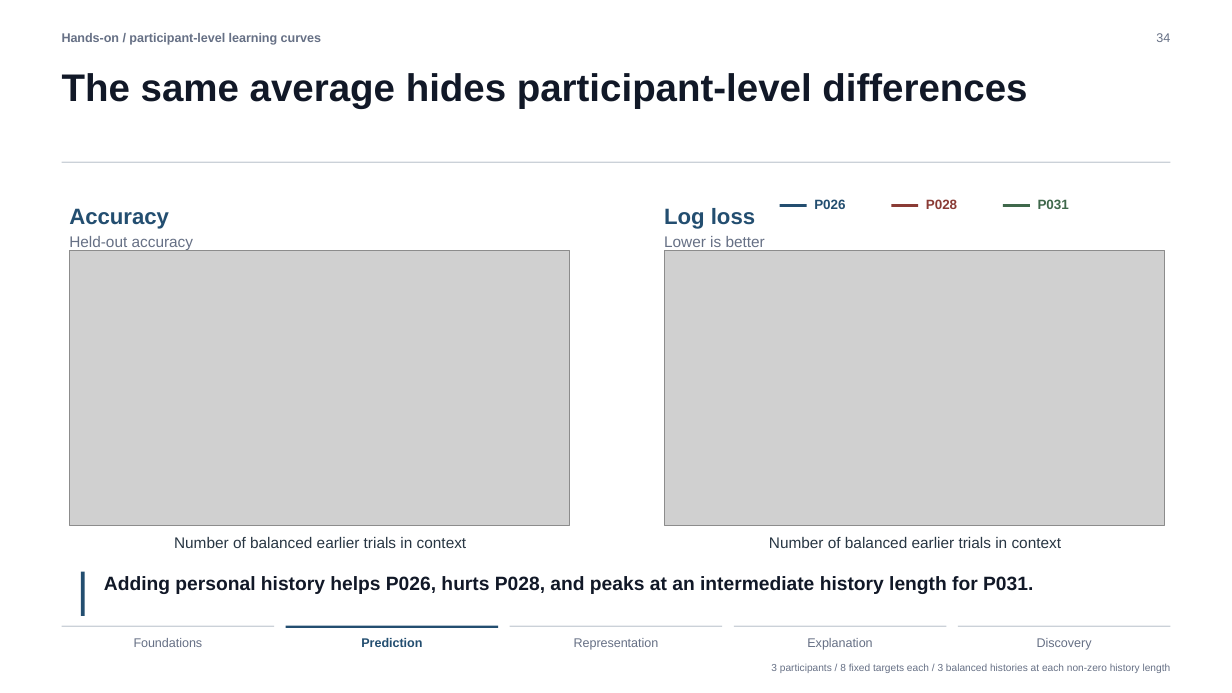
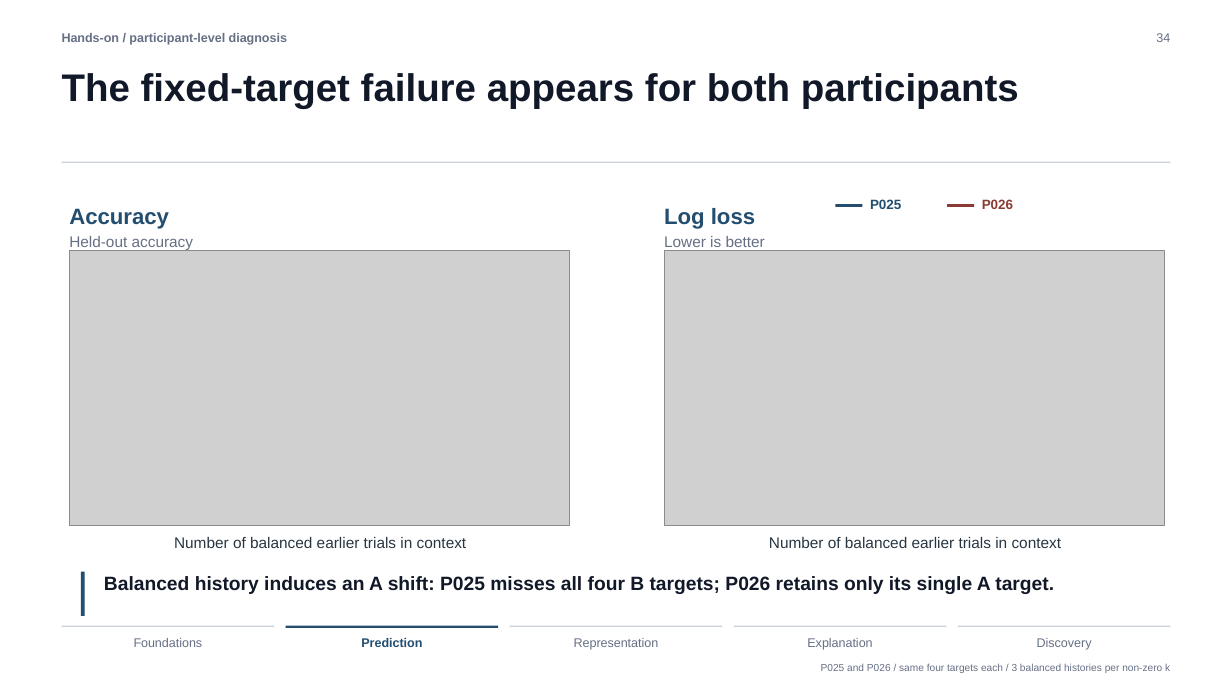
Before and after one commit to xhb120633/LLM_human_decisions, a slide deck: slide 34 of slides/llm_human_decisions_tutorial.pptx. Drawn at 1232x693 pixels with LibreOffice and Linux fonts; fonts in the diff are those of the drawing; grey boxes stand for pictures. Boxes give left, top, right and bottom in pixels: in the first picture for what was removed or moved away, otherwise in the second. Text is boxed around its words. In the diff, an @@ line names an element or a change of style, - is before the commit and + after.

Commit message:
Fix evaluation set in history-balance experiment

```diff
--- a/slides/llm_human_decisions_tutorial.pptx
+++ b/slides/llm_human_decisions_tutorial.pptx
@@ text at bbox=[62, 33, 287, 45]: text changed @@
-Hands-on / participant-level learning curves
+Hands-on / participant-level diagnosis
@@ text at bbox=[62, 73, 1019, 109]: text changed @@
-The same average hides participant-level differences
+The fixed-target failure appears for both participants
@@ rectangle: place and size @@
-rectangle at bbox=[780, 204, 807, 207]
+rectangle at bbox=[836, 204, 862, 207]
@@ text added at bbox=[870, 199, 901, 209], 10.5 pt, text #234E70, bold @@
+P025
@@ text removed at bbox=[926, 199, 957, 209] @@
-P028
@@ rectangle: place and size @@
-rectangle at bbox=[892, 204, 919, 207]
+rectangle at bbox=[947, 204, 974, 207]
@@ text "P026": place and size @@
-text "P026" at bbox=[814, 199, 845, 209]
+text "P026" at bbox=[982, 199, 1013, 209]
@@ text "P026" at bbox=[982, 199, 1013, 209]: text colour #234E70 to #8A3B35 @@
@@ rectangle removed at bbox=[1003, 204, 1030, 207] @@
@@ text removed at bbox=[1038, 199, 1069, 209] @@
-P031
@@ text at bbox=[104, 576, 1054, 594]: text changed @@
-Adding personal history helps P026, hurts P028, and peaks at an intermediate history length for P031.
+Balanced history induces an A shift: P025 misses all four B targets; P026 retains only its single A target.
@@ text at bbox=[821, 663, 1170, 673]: text changed @@
-3 participants / 8 fixed targets each / 3 balanced histories at each non-zero history length
+P025 and P026 / same four targets each / 3 balanced histories per non-zero k
```
Also in this commit, not shown: 2 other slides changed, 9 other files.
